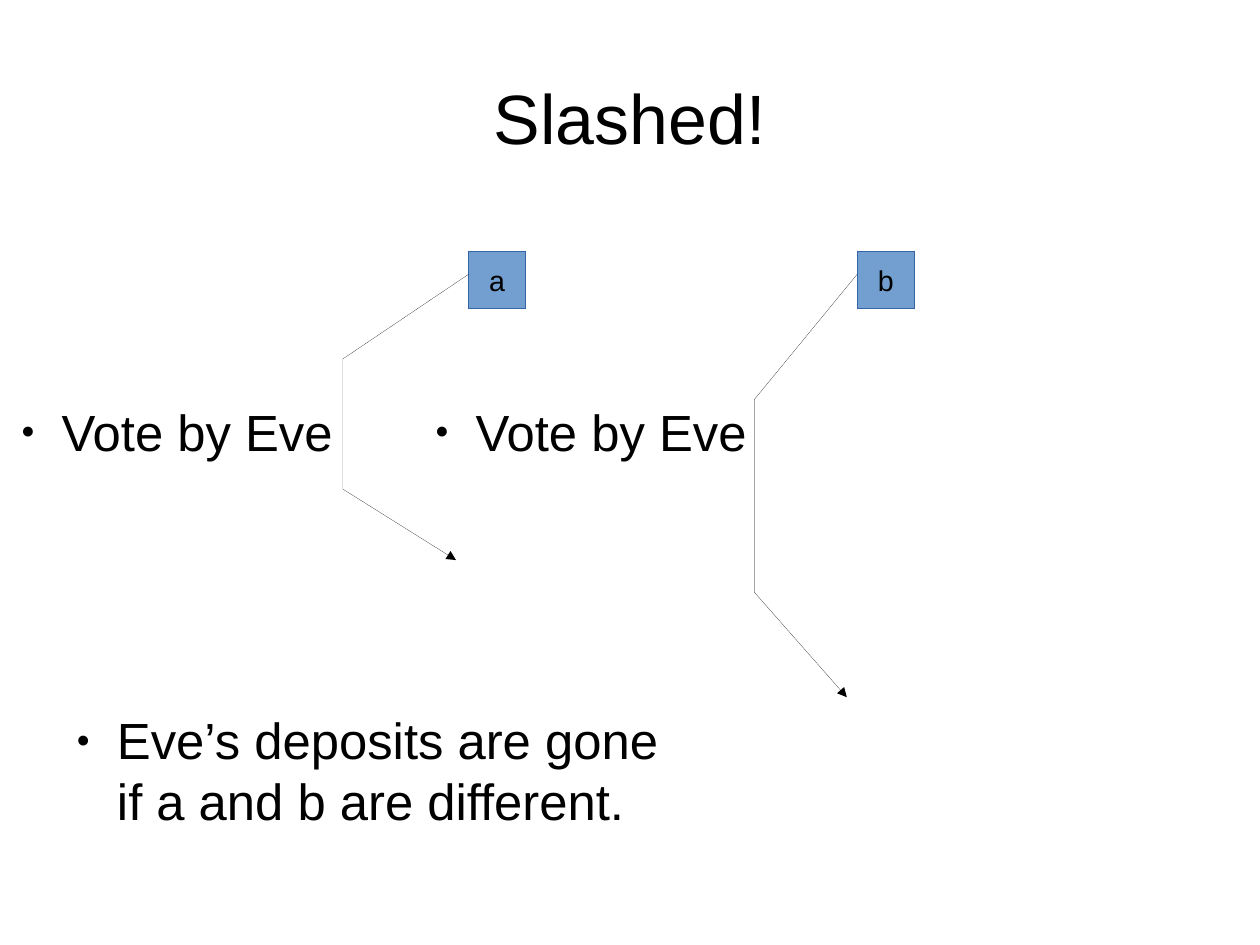
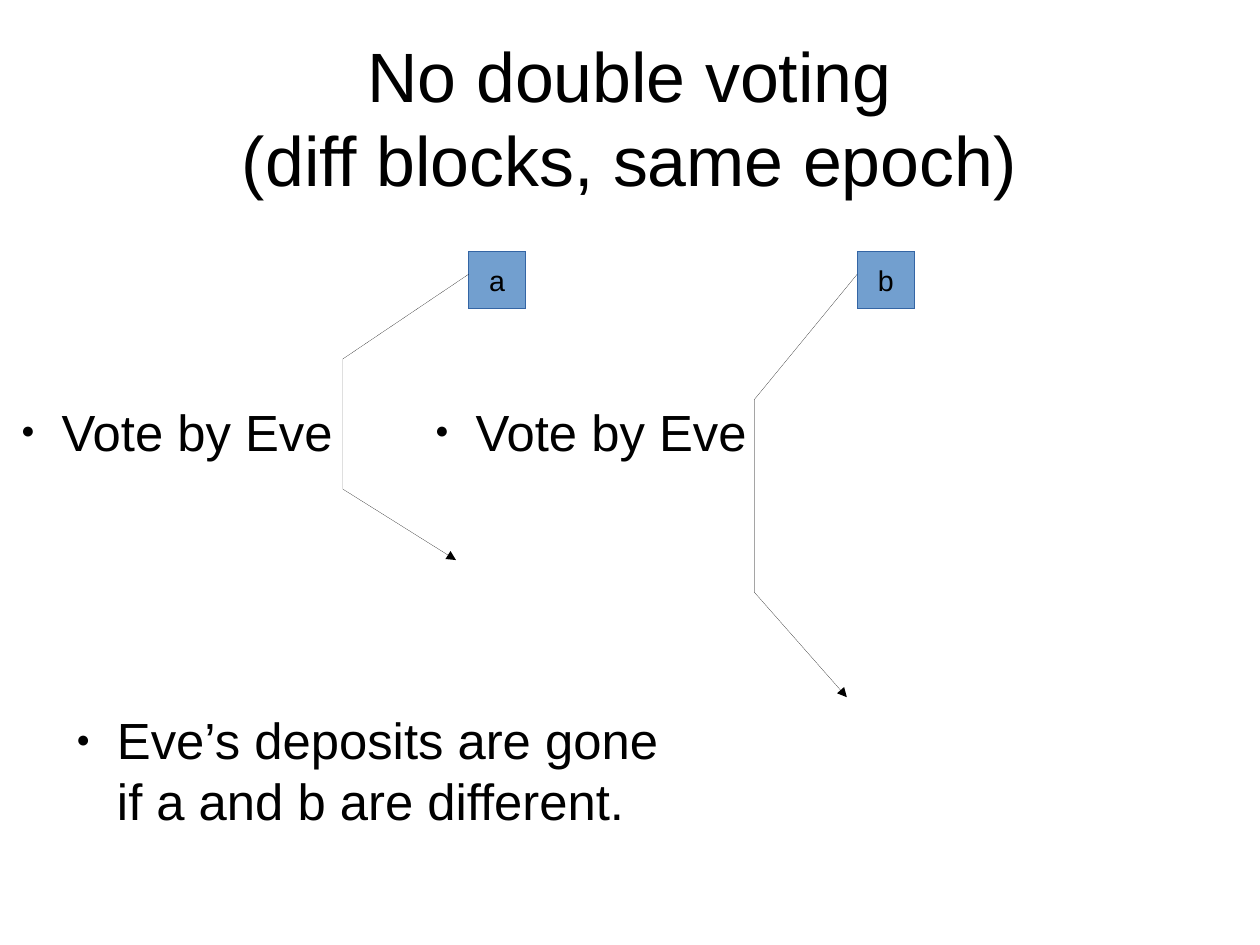
Before and after one commit to palmskog/pos, a slide deck: slide 4 of slide.odp. Drawn at 1260x945 pixels with LibreOffice and Linux fonts; fonts in the diff are those of the drawing. Boxes give left, top, right and bottom in pixels: in the first picture for what was removed or moved away, otherwise in the second. Text is boxed around its words. In the diff, an @@ line names an element or a change of style, - is before the commit and + after.

```diff
--- a/slide.odp
+++ b/slide.odp
@@ title at [242,51,1016,199]: text changed @@
-Slashed!
+No double voting
+(diff blocks, same epoch)
```
Also in this commit, not shown: 22 other slides changed, 3 slides added, 6 slides removed.
